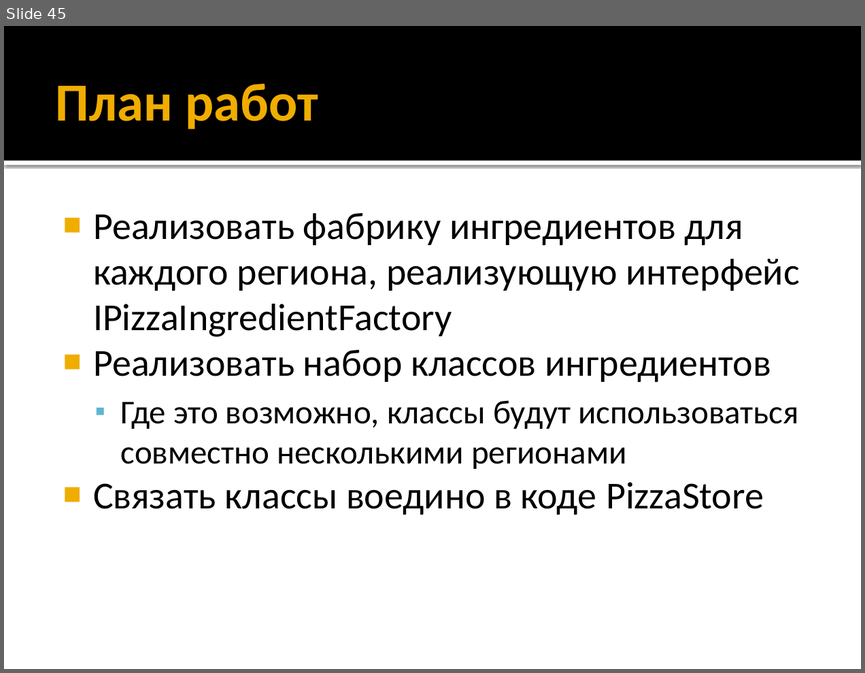
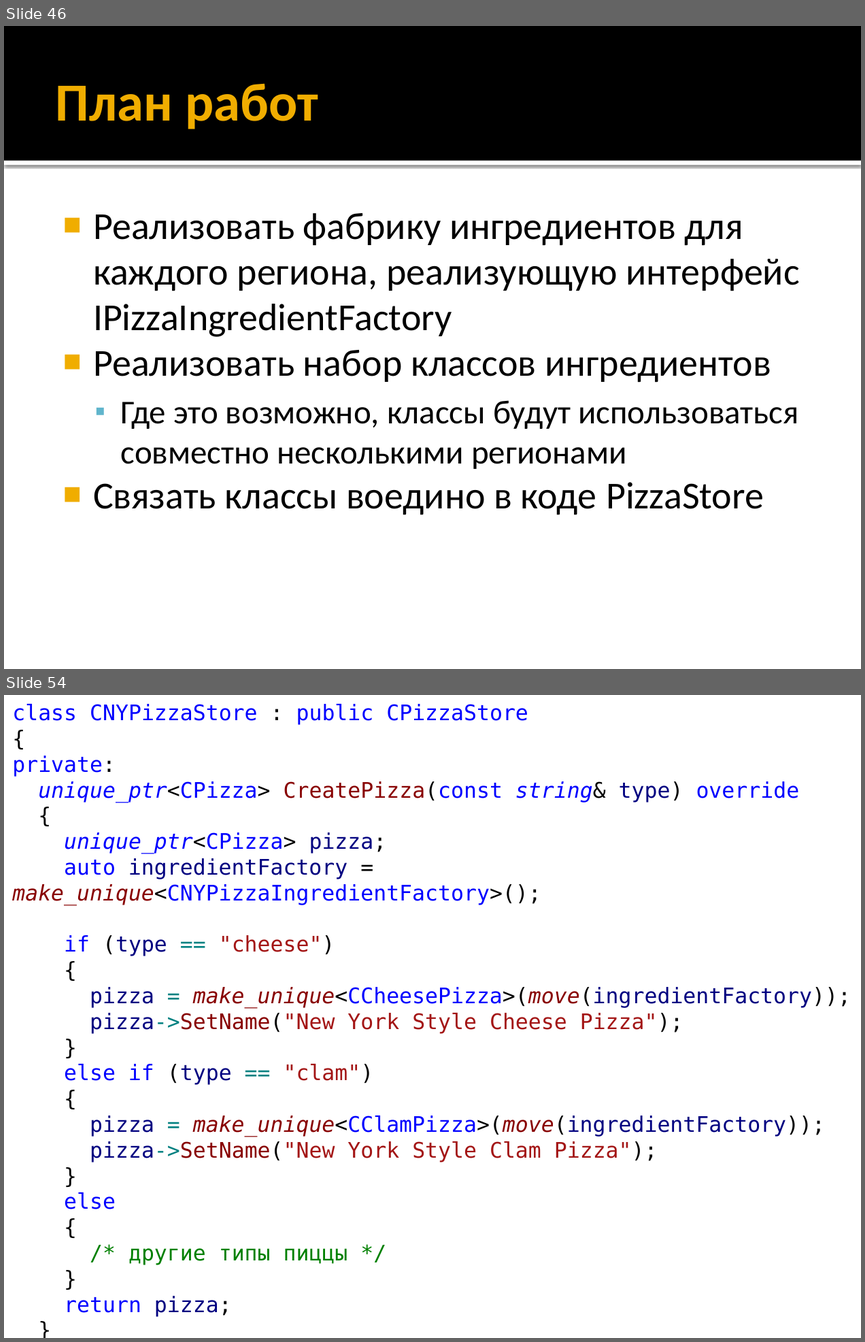
Before and after one commit to iv-sergius/ood, a slide deck: lectures/04.factory/factory.pptx. Shown one above the other, each under a label of ours: slide 45 before the commit, slides 46 and 54 after it; the slides between them are not shown. The pictures are 865x673 and 865x1342 pixels, drawn with LibreOffice and Linux fonts; fonts in the diff are those of the drawing. Boxes give left, top, right and bottom in pixels: in the first picture for what was removed or moved away, otherwise in the second. Text is boxed around its words. In the diff, an @@ line names an element or a change of style, - is before the commit and + after.

```diff
--- a/lectures/04.factory/factory.pptx
+++ b/lectures/04.factory/factory.pptx
@@ slide 54 added at (x1=4, y1=695, x2=861, y2=1338), background #FFFFFF @@
@@ text added at (x1=12, y1=704, x2=851, y2=1317), 18 pt, text #0000FF @@
+class CNYPizzaStore : public CPizzaStore
+{
+private:
+unique_ptr<CPizza> CreatePizza(const string& type) override
+{
+unique_ptr<CPizza> pizza;
+auto ingredientFactory = make_unique<CNYPizzaIngredientFactory>();
+if (type == "cheese")
+{
+pizza = make_unique<CCheesePizza>(move(ingredientFactory));
+pizza->SetName("New York Style Cheese Pizza");
+}
+else if (type == "clam")
+{
+pizza = make_unique<CClamPizza>(move(ingredientFactory));
+pizza->SetName("New York Style Clam Pizza");
+}
+else
+{
+/* другие типы пиццы */
+}
+return pizza;
+}
+};
@@ what was slide 45 is now slide 46 @@
```
Also in this commit, not shown: 6 slides changed, 7 other slides added, 1 slide removed.
